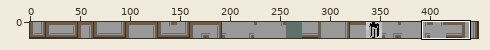
Sprite sheet -- core/assets/Maps/oltile2.png. Above: a wide view before the commit, with the close-up outlined.
Close-up. Before the commit:
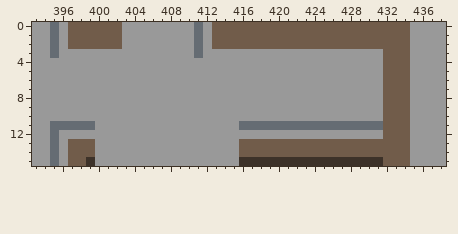
The file is 448x16 pixels. Pixels under 10% opacity are left out. Colours within 5 levels of each other are drawn and written as one. Shown: x 393..438, y 0..15. The commit also changed other parts of the picture, which this record leaves out.
The result:
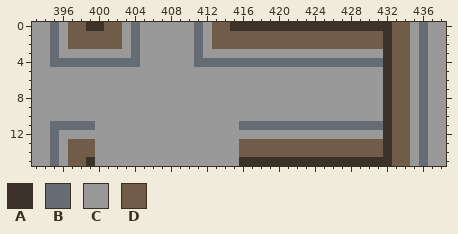
Palette (. is transparent): A #3d3229  B #656c73  C #999999  D #715c4a
Edits made:
{"y":0,"x":399,"old":"DD","new":"AA"}
{"y":0,"x":404,"old":"C","new":"B"}
{"y":0,"x":415,"old":"DDDDDDDDDDDDDDDDDD","new":"AAAAAAAAAAAAAAAAAA"}
{"y":0,"x":436,"old":"C","new":"B"}
{"y":1,"x":404,"old":"C","new":"B"}
{"y":1,"x":432,"old":"D","new":"A"}
{"y":1,"x":436,"old":"C","new":"B"}
{"y":2,"x":404,"old":"C","new":"B"}
{"y":2,"x":432,"old":"D","new":"A"}
{"y":2,"x":436,"old":"C","new":"B"}
{"y":3,"x":404,"old":"C","new":"B"}
{"y":3,"x":432,"old":"D","new":"A"}
{"y":3,"x":436,"old":"C","new":"B"}
{"y":4,"x":395,"old":"CCCCCCCCCC","new":"BBBBBBBBBB"}
{"y":4,"x":411,"old":"CCCCCCCCCCCCCCCCCCCCCD","new":"BBBBBBBBBBBBBBBBBBBBBA"}
{"y":4,"x":436,"old":"C","new":"B"}
{"y":5,"x":432,"old":"D","new":"A"}
{"y":5,"x":436,"old":"C","new":"B"}
{"y":6,"x":432,"old":"D","new":"A"}
{"y":6,"x":436,"old":"C","new":"B"}
{"y":7,"x":432,"old":"D","new":"A"}
{"y":7,"x":436,"old":"C","new":"B"}
{"y":8,"x":432,"old":"D","new":"A"}
{"y":8,"x":436,"old":"C","new":"B"}
{"y":9,"x":432,"old":"D","new":"A"}
{"y":9,"x":436,"old":"C","new":"B"}
{"y":10,"x":432,"old":"D","new":"A"}
{"y":10,"x":436,"old":"C","new":"B"}
{"y":11,"x":432,"old":"D","new":"A"}
{"y":11,"x":436,"old":"C","new":"B"}
{"y":12,"x":432,"old":"D","new":"A"}
{"y":12,"x":436,"old":"C","new":"B"}
{"y":13,"x":432,"old":"D","new":"A"}
{"y":13,"x":436,"old":"C","new":"B"}
{"y":14,"x":432,"old":"D","new":"A"}
{"y":14,"x":436,"old":"C","new":"B"}
{"y":15,"x":432,"old":"D","new":"A"}
{"y":15,"x":436,"old":"C","new":"B"}
{"label":"changed","picture_box":[50,22,140,67]}
{"label":"changed","picture_box":[194,22,428,166]}
